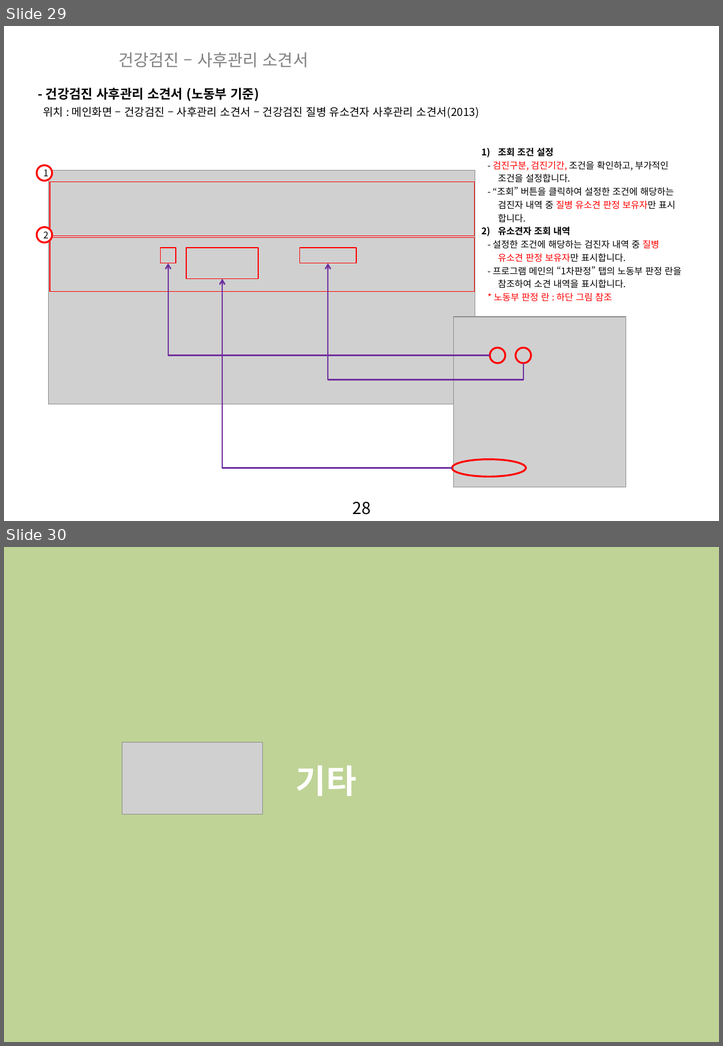
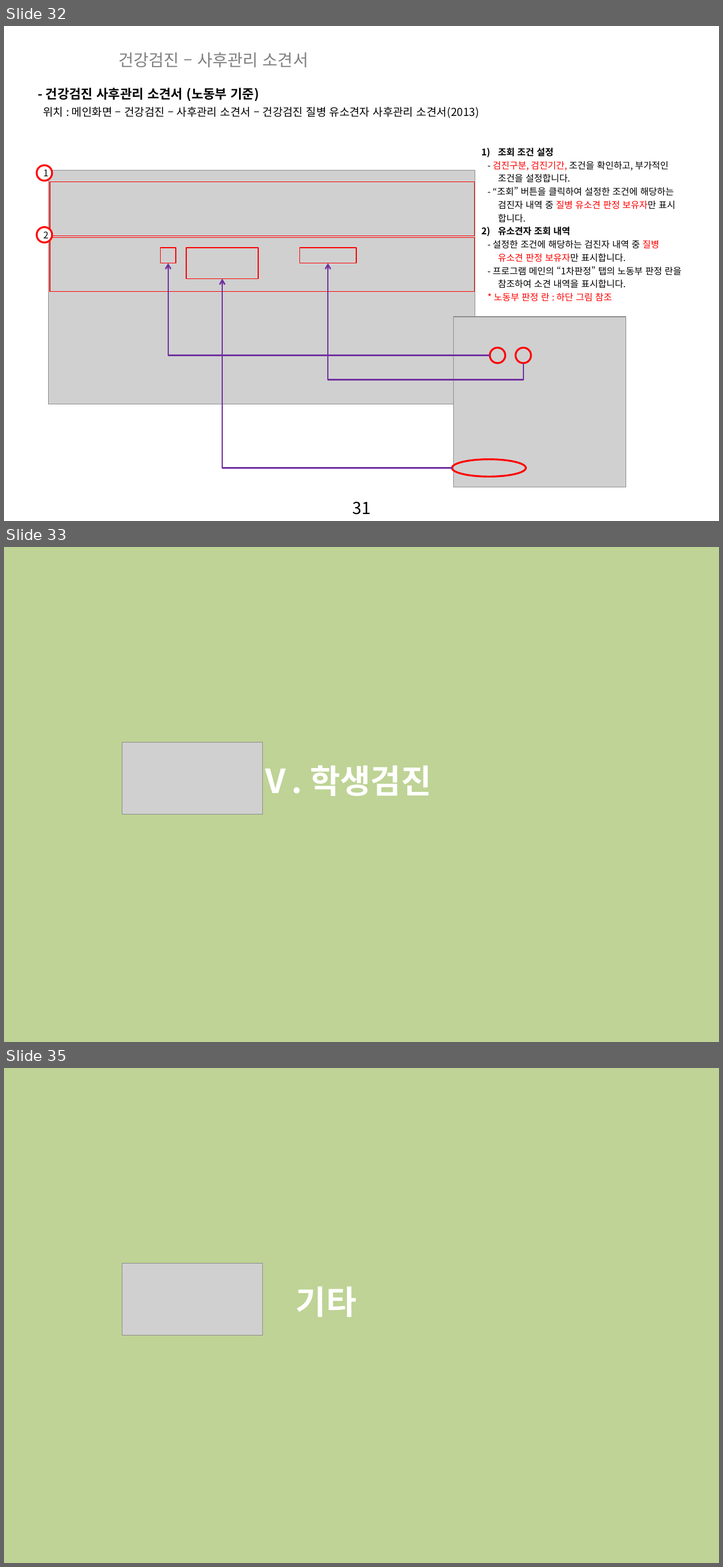
Before and after one commit to zooxop/ailiss_manual, a slide deck: manual/앨리스_매뉴얼_작업중.pptx. Shown one above the other, each under a label of ours: slides 29 and 30 before the commit, slides 32, 33 and 35 after it; the slides between them are not shown. The pictures are 723x1046 and 723x1567 pixels, drawn with LibreOffice and Linux fonts; fonts in the diff are those of the drawing; grey boxes stand for pictures; background and template pictures are left out; a plain dark background stands for a picture behind light text. Boxes give left, top, right and bottom in pixels: in the first picture for what was removed or moved away, otherwise in the second. Text is boxed around its words. In the diff, an @@ line names an element or a change of style, - is before the commit and + after.

Commit message:
건강검진 메뉴 완성.

```diff
--- a/manual/앨리스_매뉴얼_작업중.pptx
+++ b/manual/앨리스_매뉴얼_작업중.pptx
@@ slide 33 added at <box>4,547,719,1042</box>, background picture (left out); not listed: 1 template element that a slide beside it also shows @@
@@ rectangle added at <box>4,547,719,1042</box>, fill #BED395 @@
@@ picture added at <box>122,742,263,814</box> @@
@@ text added at <box>259,760,431,802</box>, 36 pt, text #FFFFFF, bold @@
+Ⅴ. 학생검진
@@ what was slide 29 is now slide 32 @@
@@ page number at <box>353,501,371,514</box>: text changed @@
-28
+31
@@ what was slide 30 is now slide 35 @@
```
Also in this commit, not shown: 1 slide changed, 4 other slides added.
